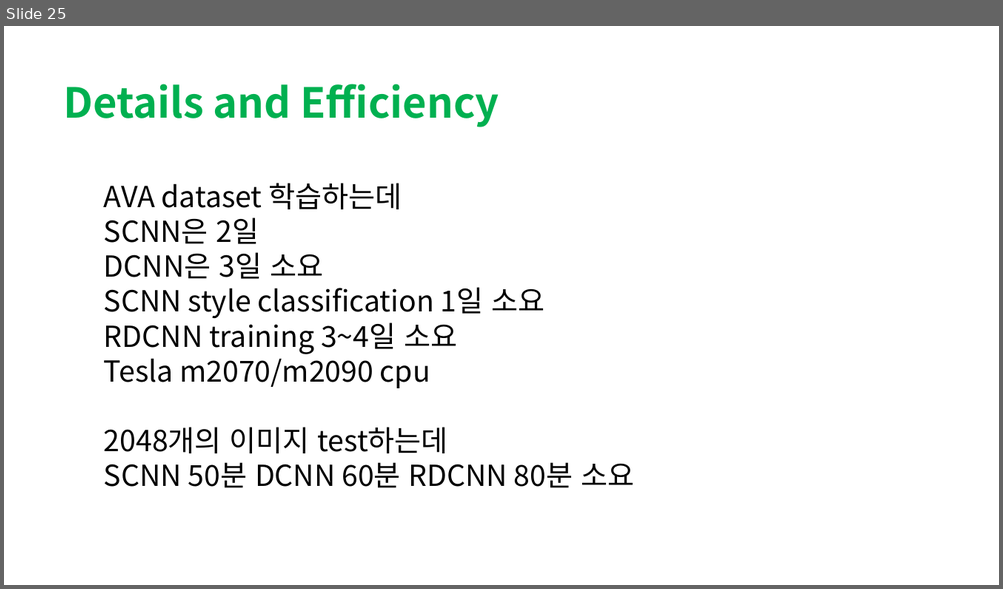
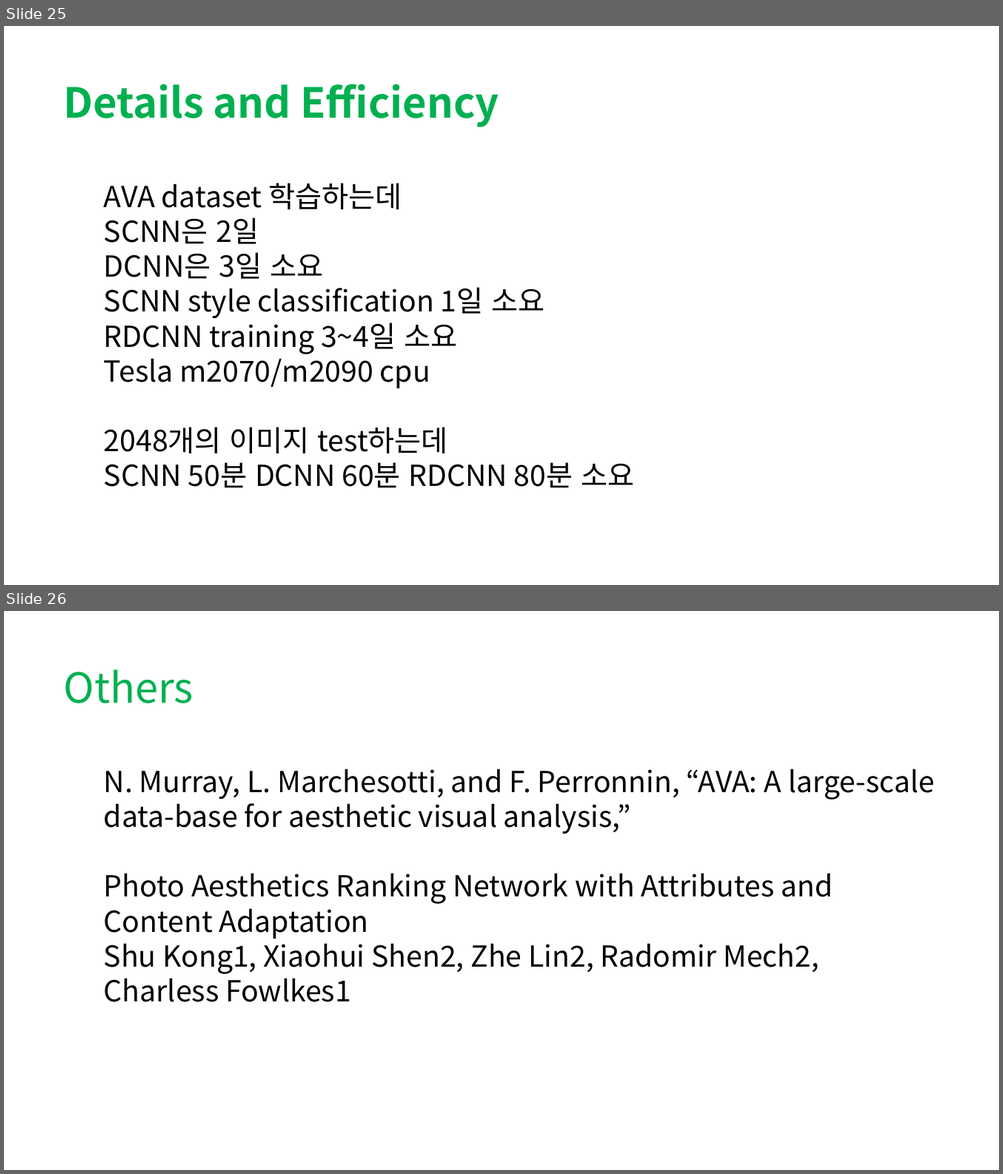
Before and after one commit to geniewoo/Graduation_thesis, a slide deck: Thesis/Rating Image Aesthetics Using Deep Learning.pptx. Shown one above the other, each under a label of ours: slide 25 before the commit, slides 25 and 26 after it. The pictures are 1003x589 and 1003x1174 pixels, drawn with LibreOffice and Linux fonts; fonts in the diff are those of the drawing. Boxes give left, top, right and bottom in pixels: in the first picture for what was removed or moved away, otherwise in the second. Text is boxed around its words. In the diff, an @@ line names an element or a change of style, - is before the commit and + after.

```diff
--- a/Thesis/Rating Image Aesthetics Using Deep Learning.pptx
+++ b/Thesis/Rating Image Aesthetics Using Deep Learning.pptx
@@ slide 26 added at [4,611,999,1170], background #FFFFFF @@
@@ text added at [64,669,193,703], 40 pt, text #00B050 @@
+Others
@@ text added at [104,769,934,1002], 28 pt, text #000000 @@
+N. Murray, L. Marchesotti, and F. Perronnin, “AVA: A large-scale data-base for aesthetic visual analysis,”
+Photo Aesthetics Ranking Network with Attributes and Content Adaptation
+Shu Kong1, Xiaohui Shen2, Zhe Lin2, Radomir Mech2, Charless Fowlkes1
```
Also in this commit, not shown: 1 slide changed, 1 other file.
